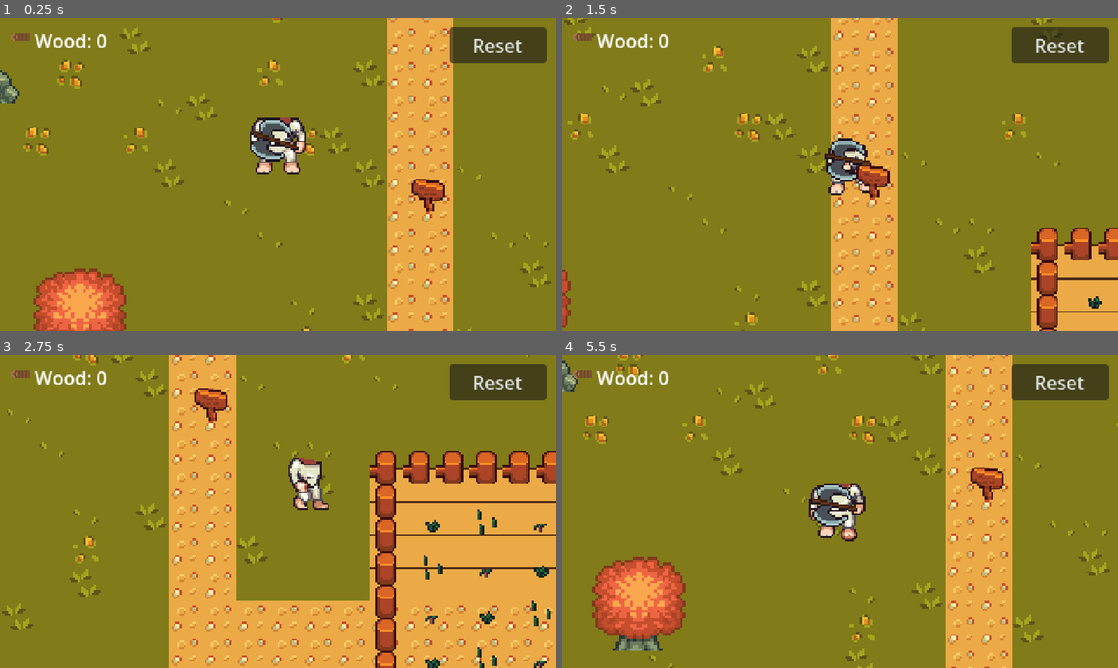
Above: before the commit, frames 1-4 (two rows, left to right).
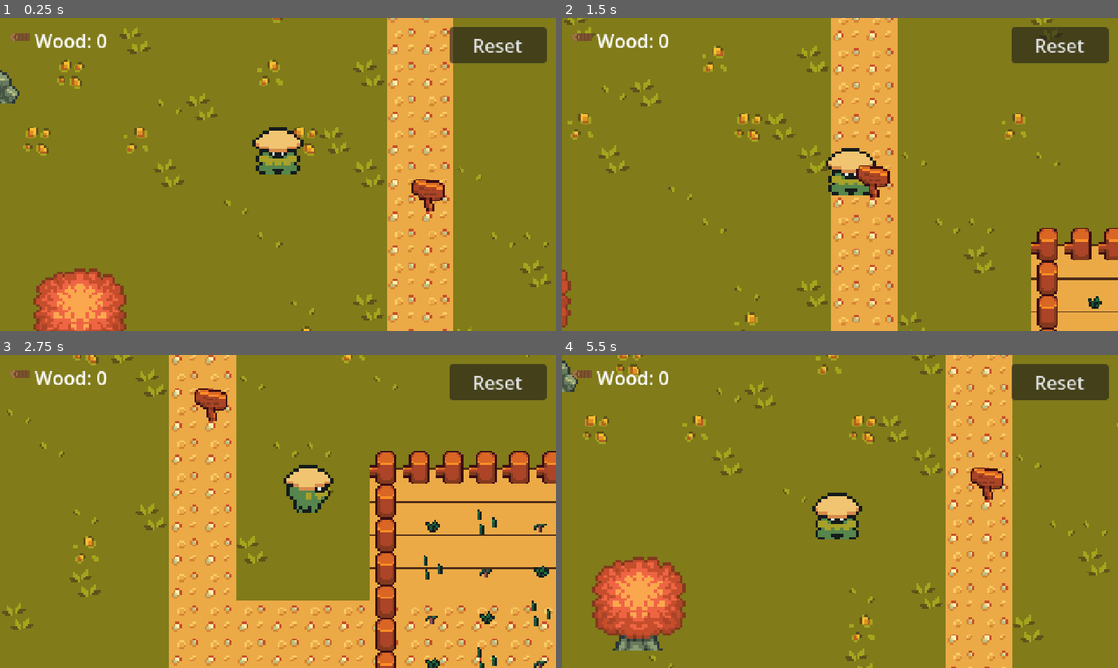
Above: after the commit, the same moments.

Repository: estebanrfp/godot-genosdb
Game: Godot game, scene res://scenes/world.tscn
The game is run twice, just before and just after one commit, with the same random seed, the same clock (stepped at 60 frames per second) and the same inputs.
Inputs:
- Up to frame 1 (0.25 s): no input
- Up to frame 2 (1.5 s): tap Enter at 0.5 s; hold D (move_right) 0.53-1.28 s; tap Space (chop) at 0.6, 0.77, 1.07, 1.35 s; hold S (move_down) from 1.28 s (still down)
- Up to frame 3 (2.75 s): tap Space (chop) at 1.52, 1.82, 2.1 s; release S (move_down) at 2.03 s; hold D (move_right) from 2.03 s (still down)
- Up to frame 4 (5.5 s): release D (move_right) at 2.78 s; hold W (move_up) 2.78-3.53 s; tap Space (chop) at 2.85, 3.02, 3.32, 3.6, 3.77, 4.07, 4.35, 4.52, 4.82, 5.1 s; hold A (move_left) 3.53-5.03 s; hold S (move_down) from 5.03 s (still down)

The runs differ from the first frame. In frame 1, 1.5% of the frame differs, in the area x 45-55%, y 31-50%; in frame 2, 1.1%; in frame 3, 1.1%; in frame 4, 1.5%.

Commit message:
Swap player to CC0 Ninja Adventure samurai farmer (straw hat)
Replaces the LPC character (disliked) with the CC0 Ninja Adventure straw-hat
samurai sprite (Pixel-Boy & AAA) — 16x16, matching the cozy ground natively and
fully redistributable in the public repo. FarmerFrames now reads the Ninja
Adventure layout (column = direction down/up/left/right, row = frame: 0 idle,
0-3 walk, 4 attack). 4-directional walk + idle + a chop using the attack pose
with a quick lunge for punch. CREDITS updated (now all-CC0; LPC section removed).

Co-Authored-By: Claude Opus 4.8 (1M context) <noreply@anthropic.com>

Diff:
--- a/scenes/remote_player.tscn
+++ b/scenes/remote_player.tscn
@@ -6,8 +6,8 @@
 script = ExtResource("1_n407u")
 
 [node name="AnimatedSprite2D" type="AnimatedSprite2D" parent="." unique_id=1520157316]
-scale = Vector2(0.9, 0.9)
-offset = Vector2(0, -30)
+scale = Vector2(1.5, 1.5)
+offset = Vector2(0, -8)
 
 [node name="Label" type="Label" parent="." unique_id=293338861]
 offset_left = -20.0
--- a/scenes/world.tscn
+++ b/scenes/world.tscn
@@ -28,8 +28,8 @@
 script = ExtResource("1_71j4m")
 
 [node name="AnimatedSprite2D" type="AnimatedSprite2D" parent="YSort/Player" unique_id=153495571]
-scale = Vector2(0.9, 0.9)
-offset = Vector2(0, -30)
+scale = Vector2(1.5, 1.5)
+offset = Vector2(0, -8)
 
 [node name="CollisionShape2D" type="CollisionShape2D" parent="YSort/Player" unique_id=310769213]
 position = Vector2(0, 4)
--- a/scripts/farmer_frames.gd
+++ b/scripts/farmer_frames.gd
@@ -1,13 +1,13 @@
 class_name FarmerFrames
 extends RefCounted
 
-## Builds the LPC farmer SpriteFrames at runtime from two 64x64 sheets (walk:
-## 9 frames x 4 dirs, chop: 6 frames x 4 dirs; row order = up, left, down, right).
-## Cached and shared by the local and remote farmers. CC-BY-SA — see CREDITS.md.
+## Builds the farmer SpriteFrames at runtime from the Ninja Adventure character
+## sheet (CC0). Layout: 16x16 frames, COLUMN = direction (down/up/left/right),
+## ROW = animation frame (row 0 idle, rows 0-3 walk, row 4 attack). Cached and
+## shared by the local and remote farmers. See CREDITS.md.
 
-const WALK := "res://assets/farm/farmer_walk.png"
-const CHOP := "res://assets/farm/farmer_chop.png"
-const DIRS := ["up", "left", "down", "right"]
+const SHEET := "res://assets/farm/farmer.png"
+const DIR_COL := {"down": 0, "up": 1, "left": 2, "right": 3}
 
 static var _cache: SpriteFrames
 
@@ -16,22 +16,21 @@
 		return _cache
 	var sf := SpriteFrames.new()
 	sf.remove_animation("default")
-	var walk := load(WALK) as Texture2D
-	var chop := load(CHOP) as Texture2D
-	for r in DIRS.size():
-		var d: String = DIRS[r]
-		_add(sf, "walk_" + d, walk, r, 9, 10.0, true)
-		_add(sf, "chop_" + d, chop, r, 6, 14.0, false)
-		_add(sf, "idle_" + d, walk, r, 1, 6.0, true)   # standing pose = walk frame 0
+	var tex := load(SHEET) as Texture2D
+	for d in DIR_COL:
+		var col: int = DIR_COL[d]
+		_add(sf, "walk_" + d, tex, col, [0, 1, 2, 3], 8.0, true)
+		_add(sf, "idle_" + d, tex, col, [0], 4.0, true)
+		_add(sf, "chop_" + d, tex, col, [4], 8.0, false)   # attack pose
 	_cache = sf
 	return sf
 
-static func _add(sf: SpriteFrames, name: String, tex: Texture2D, row: int, count: int, fps: float, loop: bool) -> void:
+static func _add(sf: SpriteFrames, name: String, tex: Texture2D, col: int, rows: Array, fps: float, loop: bool) -> void:
 	sf.add_animation(name)
 	sf.set_animation_speed(name, fps)
 	sf.set_animation_loop(name, loop)
-	for c in count:
+	for r in rows:
 		var at := AtlasTexture.new()
 		at.atlas = tex
-		at.region = Rect2(c * 64, row * 64, 64, 64)
+		at.region = Rect2(col * 16, r * 16, 16, 16)
 		sf.add_frame(name, at)
--- a/scripts/player.gd
+++ b/scripts/player.gd
@@ -6,7 +6,8 @@
 ## animation so peers see the same pose.
 
 const SPEED := 82.0
-const CHOP_TIME := 0.42   ## ~ 6 chop frames at 14 fps
+const CHOP_TIME := 0.30
+const BASE_OFFSET := Vector2(0, -8)
 
 var dir_name := "down"
 var chop_timer := 0.0
@@ -40,6 +41,12 @@
 		_chop()
 
 	_update_anim(input)
+	# Chop is a single attack pose, so add a quick lunge toward the tree for punch.
+	if chop_timer > 0.0:
+		var p := 1.0 - chop_timer / CHOP_TIME
+		anim.offset = BASE_OFFSET + _dir_vec() * sin(p * PI) * 3.0
+	else:
+		anim.offset = BASE_OFFSET
 
 func _dir_vec() -> Vector2:
 	match dir_name:
Binary file added: assets/farm/farmer.png
Not shown, changed: assets/farm/farmer.png.import
Binary file removed: assets/farm/farmer_chop.png
Binary file removed: assets/farm/farmer_walk.png
Not shown, removed: assets/farm/farmer_walk.png.import
Not shown, changed: CREDITS.md
Not shown, changed: docs/index.html
Not shown, changed: docs/index.pck
